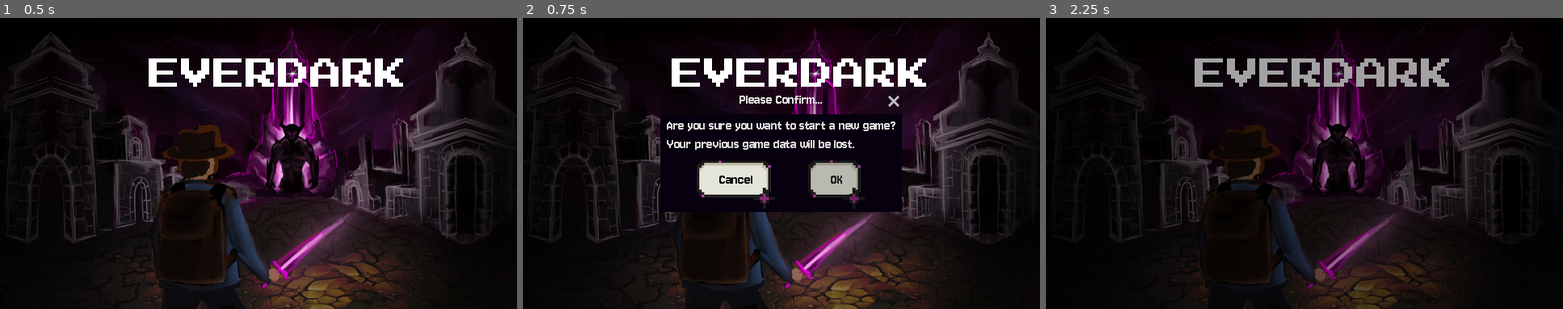
Above: before the commit, frames 1-3 (left to right).
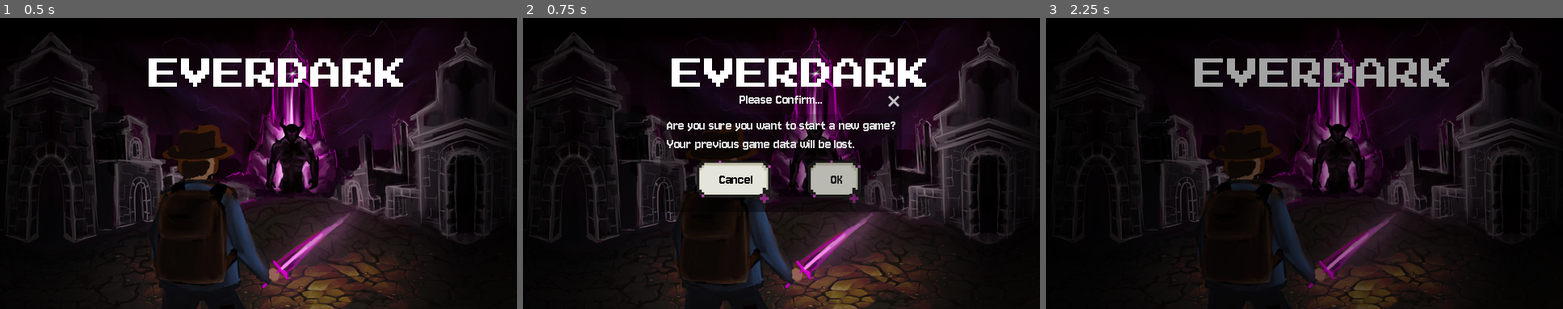
Above: after the commit, the same moments.

Repository: TimoRoggel/EverDark
Game: Godot game, scene res://UI/Main menu/main_menu.tscn
The game is run twice, just before and just after one commit, with the same random seed, the same clock (stepped at 60 frames per second) and the same inputs. The engine's default icon, where the game draws it, is replaced by a stand-in: a white triangle on a blue panel in a dark square. Sound files missing from this copy of the repository are replaced by a short silence.
Inputs:
- Up to frame 1 (0.5 s): no input
- Up to frame 2 (0.75 s): click "Start a new game" at 0.5 s
- Up to frame 3 (2.25 s): click "Start a new game" at 1.25 s; click "OK" at 2 s

Frame 1 is identical in both runs. In frame 2, 2.9% of the frame differs, in the area x 26-74%, y 33-67%; in frame 3, nothing differs.

Commit message:
ui cleanup

Diff:
--- a/UI/Main menu/main_menu.tscn
+++ b/UI/Main menu/main_menu.tscn
@@ -137,6 +137,7 @@
 metadata/_custom_type_script = "uid://dbd3rxj514tf6"
 
 [node name="NewGameConfirmation" type="ConfirmationDialog" parent="MarginContainer/HBoxContainer/VBoxContainer/Start"]
+transparent_bg = true
 oversampling_override = 1.0
 position = Vector2i(0, 36)
 size = Vector2i(299, 121)
--- a/UI/Pause Menu/pause_menu.tscn
+++ b/UI/Pause Menu/pause_menu.tscn
@@ -1,7 +1,8 @@
-[gd_scene load_steps=4 format=3 uid="uid://bn1esnd74d0hh"]
+[gd_scene load_steps=5 format=3 uid="uid://bn1esnd74d0hh"]
 
 [ext_resource type="Script" uid="uid://b0thq0tp2rp14" path="res://UI/Pause Menu/pause_menu.gd" id="1_ltd3m"]
 [ext_resource type="PackedScene" uid="uid://cv3ukf3px2kp3" path="res://UI/Settings/settings_pause_menu.tscn" id="2_jfm1e"]
+[ext_resource type="Script" uid="uid://dbd3rxj514tf6" path="res://scripts/tools/animated_button.gd" id="2_q706g"]
 [ext_resource type="PackedScene" uid="uid://blvliryx7puul" path="res://UI/JournalMenu.tscn" id="3_3ol4c"]
 
 [node name="Pause Menu" type="Control"]
@@ -35,25 +36,35 @@
 custom_minimum_size = Vector2(100, 20)
 layout_mode = 2
 text = "Resume"
+script = ExtResource("2_q706g")
+metadata/_custom_type_script = "uid://dbd3rxj514tf6"
 
 [node name="Journal" type="Button" parent="MarginContainer/Buttons"]
 custom_minimum_size = Vector2(100, 20)
 layout_mode = 2
 text = "Journal"
+script = ExtResource("2_q706g")
+metadata/_custom_type_script = "uid://dbd3rxj514tf6"
 
 [node name="Options" type="Button" parent="MarginContainer/Buttons"]
 custom_minimum_size = Vector2(100, 20)
 layout_mode = 2
 text = "Settings"
+script = ExtResource("2_q706g")
+metadata/_custom_type_script = "uid://dbd3rxj514tf6"
 
 [node name="Back to main menu" type="Button" parent="MarginContainer/Buttons"]
 layout_mode = 2
 text = "Main menu"
+script = ExtResource("2_q706g")
+metadata/_custom_type_script = "uid://dbd3rxj514tf6"
 
 [node name="Quit" type="Button" parent="MarginContainer/Buttons"]
 custom_minimum_size = Vector2(100, 20)
 layout_mode = 2
 text = "Quit game"
+script = ExtResource("2_q706g")
+metadata/_custom_type_script = "uid://dbd3rxj514tf6"
 
 [node name="SettingsPauseMenu" parent="." instance=ExtResource("2_jfm1e")]
 visible = false
--- a/UI/Settings/input_button.tscn
+++ b/UI/Settings/input_button.tscn
@@ -1,12 +1,16 @@
-[gd_scene format=3 uid="uid://c05b5nqv7pwqh"]
+[gd_scene load_steps=2 format=3 uid="uid://c05b5nqv7pwqh"]
+
+[ext_resource type="Script" uid="uid://dbd3rxj514tf6" path="res://scripts/tools/animated_button.gd" id="1_32sn4"]
 
 [node name="InputButton" type="Button"]
 custom_minimum_size = Vector2(0, 18)
 offset_left = 57.0
 offset_top = 1.0
-offset_right = 65.0
+offset_right = 79.0
 offset_bottom = 19.0
 focus_mode = 0
+script = ExtResource("1_32sn4")
+metadata/_custom_type_script = "uid://dbd3rxj514tf6"
 
 [node name="MarginContainer" type="MarginContainer" parent="."]
 layout_mode = 1
--- a/UI/Settings/settings_pause_menu.tscn
+++ b/UI/Settings/settings_pause_menu.tscn
@@ -1,7 +1,8 @@
-[gd_scene load_steps=3 format=3 uid="uid://cv3ukf3px2kp3"]
+[gd_scene load_steps=4 format=3 uid="uid://cv3ukf3px2kp3"]
 
 [ext_resource type="Script" uid="uid://cpacr4ptnqt1g" path="res://UI/Settings/settings_pause_menu.gd" id="1_iykpn"]
 [ext_resource type="PackedScene" uid="uid://bfo35y24syp7t" path="res://UI/Settings/settings_tab_container.tscn" id="2_auf4c"]
+[ext_resource type="Script" uid="uid://dbd3rxj514tf6" path="res://scripts/tools/animated_button.gd" id="3_auf4c"]
 
 [node name="SettingsPauseMenu" type="Control"]
 layout_mode = 3
@@ -48,5 +49,7 @@
 size_flags_horizontal = 4
 size_flags_vertical = 8
 text = "Back"
+script = ExtResource("3_auf4c")
+metadata/_custom_type_script = "uid://dbd3rxj514tf6"
 
 [connection signal="pressed" from="MarginContainer/VBoxContainer/Exit" to="." method="_on_exit_pressed"]
--- a/UI/Settings/settings_tab_container.tscn
+++ b/UI/Settings/settings_tab_container.tscn
@@ -8,6 +8,7 @@
 [ext_resource type="PackedScene" uid="uid://bfcogb5focq84" path="res://UI/Settings/checkbox.tscn" id="5_4286n"]
 [ext_resource type="Script" uid="uid://d0rqtukk47lp8" path="res://UI/Settings/controls.gd" id="5_jh3jm"]
 [ext_resource type="PackedScene" uid="uid://c05b5nqv7pwqh" path="res://UI/Settings/input_button.tscn" id="6_0doo3"]
+[ext_resource type="Script" uid="uid://dbd3rxj514tf6" path="res://scripts/tools/animated_button.gd" id="9_hseaq"]
 
 [node name="Settings_Tab_Container" type="Control"]
 layout_mode = 3
@@ -241,5 +242,7 @@
 layout_mode = 2
 size_flags_vertical = 8
 text = "Reset to default"
+script = ExtResource("9_hseaq")
+metadata/_custom_type_script = "uid://dbd3rxj514tf6"
 
 [connection signal="pressed" from="TabContainer/Controls/MarginContainer2/HBoxContainer/back to def" to="TabContainer/Controls" method="_on_back_to_def_pressed"]
--- a/scenes/characters/campfire.tscn
+++ b/scenes/characters/campfire.tscn
@@ -13,8 +13,9 @@
 [ext_resource type="AudioStream" uid="uid://boib6y7qn5037" path="res://audio/sounds/player/cook.wav" id="10_deqxu"]
 [ext_resource type="Texture2D" uid="uid://ck5wjptfftaac" path="res://map/Art Assets/Player HUD/185x12_campfire_fuel.png" id="11_ai4cp"]
 [ext_resource type="Texture2D" uid="uid://dofjltgcxqpdh" path="res://map/Art Assets/Player HUD/185x12_campfire_fuel_fill.png" id="12_ssoka"]
-
-[sub_resource type="ShaderMaterial" id="ShaderMaterial_b6swb"]
+[ext_resource type="Script" uid="uid://dbd3rxj514tf6" path="res://scripts/tools/animated_button.gd" id="13_ai4cp"]
+
+[sub_resource type="ShaderMaterial" id="ShaderMaterial_ssoka"]
 shader = ExtResource("1_hhd8y")
 shader_parameter/highlighted = false
 
@@ -151,6 +152,8 @@
 size_flags_horizontal = 10
 size_flags_vertical = 0
 icon = ExtResource("6_tjd1i")
+script = ExtResource("13_ai4cp")
+metadata/_custom_type_script = "uid://dbd3rxj514tf6"
 
 [node name="hbox" type="HBoxContainer" parent="campfire_layer/center/panel/margin/vbox"]
 layout_mode = 2
@@ -260,6 +263,7 @@
 
 [node name="fuel_slot" type="PanelContainer" parent="campfire_layer/center/panel/margin/vbox/fuel_hbox/slot_vbox"]
 unique_name_in_owner = true
+process_mode = 3
 custom_minimum_size = Vector2(48, 48)
 layout_mode = 2
 size_flags_vertical = 10
@@ -332,6 +336,8 @@
 size_flags_horizontal = 3
 size_flags_vertical = 3
 text = "Cook"
+script = ExtResource("13_ai4cp")
+metadata/_custom_type_script = "uid://dbd3rxj514tf6"
 
 [node name="inventory_background_panel" type="Panel" parent="campfire_layer"]
 visible = false
--- a/scenes/crafting/crafting_ui.tscn
+++ b/scenes/crafting/crafting_ui.tscn
@@ -7,6 +7,7 @@
 [ext_resource type="AudioStream" uid="uid://buytc168e0tfc" path="res://audio/sounds/crafting_table/craft.wav" id="3_jp7wa"]
 [ext_resource type="Texture2D" uid="uid://cacifihv143uq" path="res://graphics/ui_icons/close.png" id="3_kplwc"]
 [ext_resource type="Texture2D" uid="uid://ccmx5batu45lf" path="res://graphics/ui_icons/dropdown_toggled.png" id="4_xa482"]
+[ext_resource type="Script" uid="uid://dbd3rxj514tf6" path="res://scripts/tools/animated_button.gd" id="6_xa482"]
 
 [sub_resource type="StyleBoxFlat" id="StyleBoxFlat_xa482"]
 bg_color = Color(0.3529412, 0.2509804, 0.19607843, 1)
@@ -168,6 +169,8 @@
 layout_mode = 2
 size_flags_horizontal = 4
 text = "Craft"
+script = ExtResource("6_xa482")
+metadata/_custom_type_script = "uid://dbd3rxj514tf6"
 
 [node name="Control" type="Control" parent="MarginContainer/HBoxContainer/VBoxContainer"]
 layout_mode = 2
@@ -178,6 +181,8 @@
 size_flags_horizontal = 8
 size_flags_vertical = 0
 icon = ExtResource("3_kplwc")
+script = ExtResource("6_xa482")
+metadata/_custom_type_script = "uid://dbd3rxj514tf6"
 
 [node name="Control6" type="Control" parent="MarginContainer/HBoxContainer"]
 layout_mode = 2
Not shown: 1 places in UI/Settings/settings_tab_container.tscn that only renumber resources
Not shown: 2 places in scenes/characters/campfire.tscn that only renumber resources
Not shown: 1 places in scenes/crafting/crafting_ui.tscn that only renumber resources
